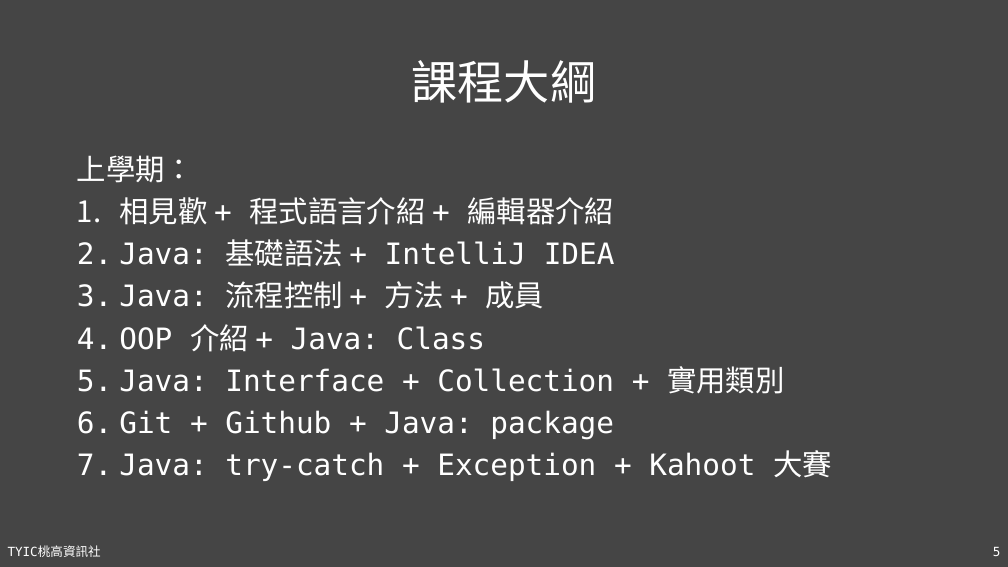
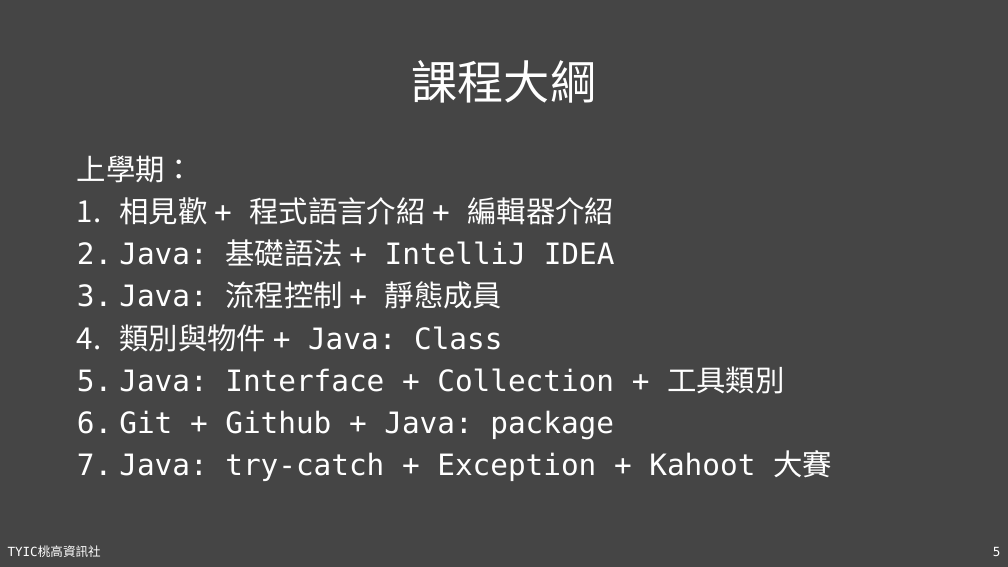
Before and after one commit to TYSHIC/slides, a slide deck: slide 5 of powerpoint/01_基本事項.pptx. Drawn at 1008x567 pixels with LibreOffice and Linux fonts; fonts in the diff are those of the drawing. Boxes give left, top, right and bottom in pixels: in the first picture for what was removed or moved away, otherwise in the second. Text is boxed around its words. In the diff, an @@ line names an element or a change of style, - is before the commit and + after.

```diff
--- a/powerpoint/01_基本事項.pptx
+++ b/powerpoint/01_基本事項.pptx
@@ text at [119, 281, 784, 394]: text changed @@
-3. Java: 流程控制 + 方法 + 成員
-4. OOP 介紹 + Java: Class
-5. Java: Interface + Collection + 實用類別
+3. Java: 流程控制 + 靜態成員
+4. 類別與物件 + Java: Class
+5. Java: Interface + Collection + 工具類別
```
Also in this commit, not shown: 8 other files.
